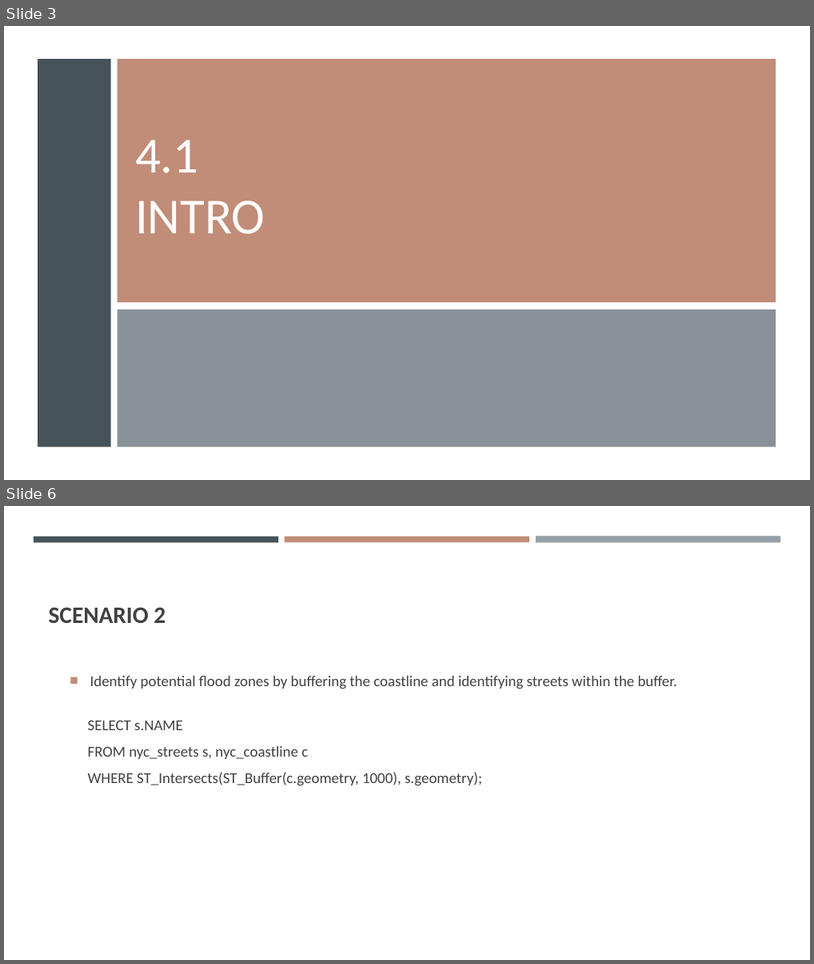
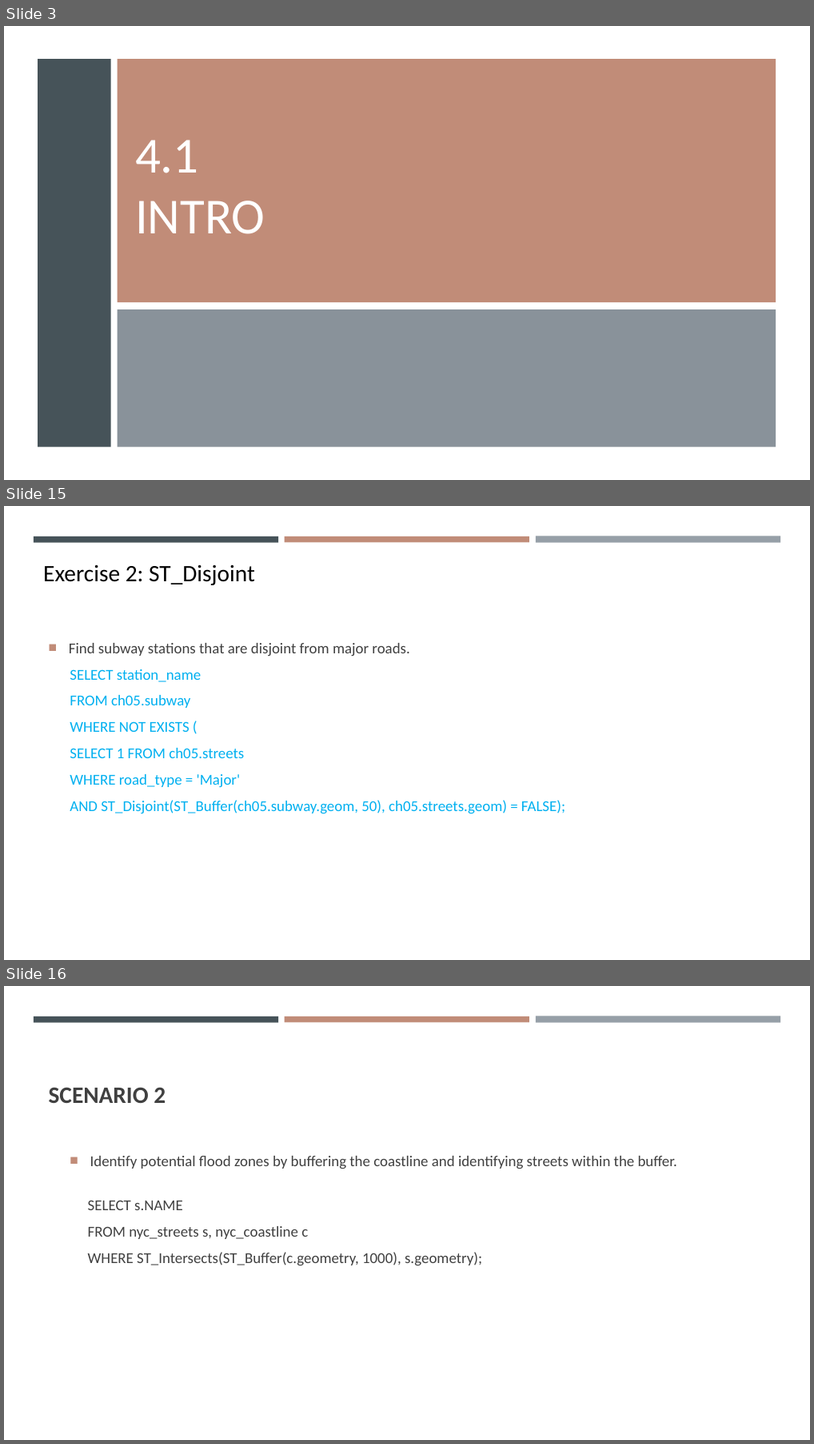
Before and after one commit to gisynw/ssj-376, a slide deck: docs/Lectures/Week05/Week05_Park02.pptx. Shown one above the other, each under a label of ours: slides 3 and 6 before the commit, slides 3, 15 and 16 after it; the slides between them are not shown. The pictures are 814x964 and 814x1444 pixels, drawn with LibreOffice and Linux fonts; fonts in the diff are those of the drawing. Boxes give left, top, right and bottom in pixels: in the first picture for what was removed or moved away, otherwise in the second. Text is boxed around its words. In the diff, an @@ line names an element or a change of style, - is before the commit and + after.

```diff
--- a/docs/Lectures/Week05/Week05_Park02.pptx
+++ b/docs/Lectures/Week05/Week05_Park02.pptx
@@ slide 15 added at (4, 506, 810, 960), background #FFFFFF; not listed: 3 template elements that a slide beside it also shows @@
@@ text added at (43, 564, 255, 585), 28 pt, text #000000 @@
+Exercise 2: ST_Disjoint
@@ text added at (69, 643, 566, 814), 18 pt, text #00B0F0 @@
+■ Find subway stations that are disjoint from major roads.
+  SELECT station_name
+  FROM ch05.subway
+  WHERE NOT EXISTS (
+  SELECT 1 FROM ch05.streets
+  WHERE road_type = 'Major'
+  AND ST_Disjoint(ST_Buffer(ch05.subway.geom, 50), ch05.streets.geom) = FALSE);
@@ what was slide 6 is now slide 16 @@
```
Also in this commit, not shown: 2 slides changed, 9 other slides added.
